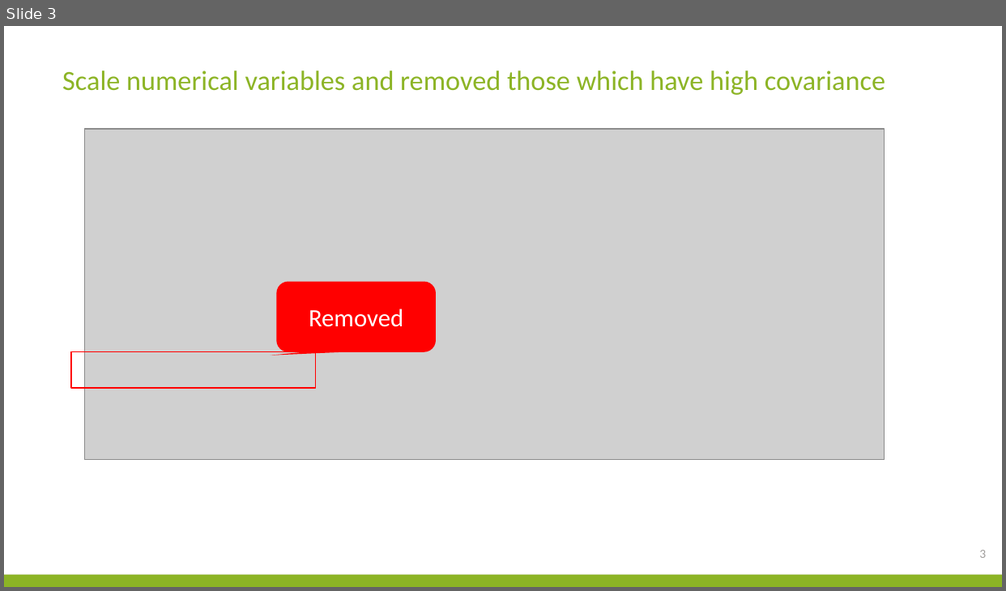
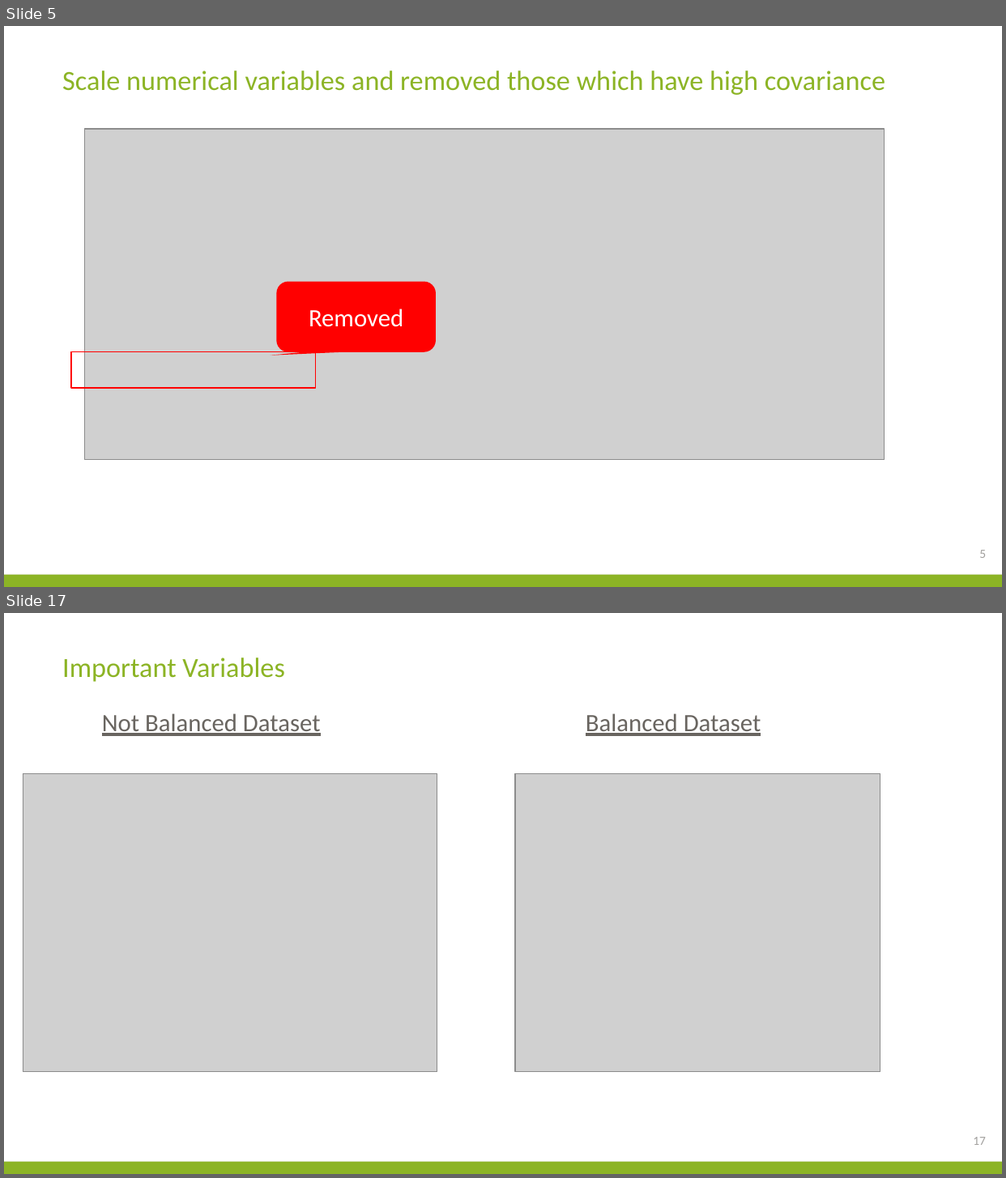
Before and after one commit to Jianqingwangcindy/DAT_SF_14, a slide deck: project/ProjectPresentation.pptx. Shown one above the other, each under a label of ours: slide 3 before the commit, slides 5 and 17 after it; the slides between them are not shown. The pictures are 1006x591 and 1006x1178 pixels, drawn with LibreOffice and Linux fonts; fonts in the diff are those of the drawing; grey boxes stand for pictures; background and template pictures are left out. Boxes give left, top, right and bottom in pixels: in the first picture for what was removed or moved away, otherwise in the second. Text is boxed around its words. In the diff, an @@ line names an element or a change of style, - is before the commit and + after.

```diff
--- a/project/ProjectPresentation.pptx
+++ b/project/ProjectPresentation.pptx
@@ slide 17 added at <box>4,613,1002,1174</box>, background #FFFFFF; not listed: 1 template element that a slide beside it also shows @@
@@ title added at <box>62,658,284,682</box>, 20 pt, text #8CB425 @@
+Important Variables
@@ text added at <box>102,713,321,736</box>, 18 pt, text #696560, underline @@
+Not Balanced Dataset
@@ text added at <box>586,713,761,736</box>, 18 pt, text #696560, underline @@
+Balanced Dataset
@@ picture added at <box>23,773,437,1072</box> @@
@@ picture added at <box>515,773,880,1072</box> @@
@@ page number added at <box>973,1137,986,1145</box>, 9 pt, text #A19F9D @@
+17
@@ what was slide 3 is now slide 5 @@
@@ page number at <box>979,550,986,558</box>: text changed @@
-3
+5
```
Also in this commit, not shown: 3 slides changed, 13 other slides added, 2 slides removed, 9 other files.
